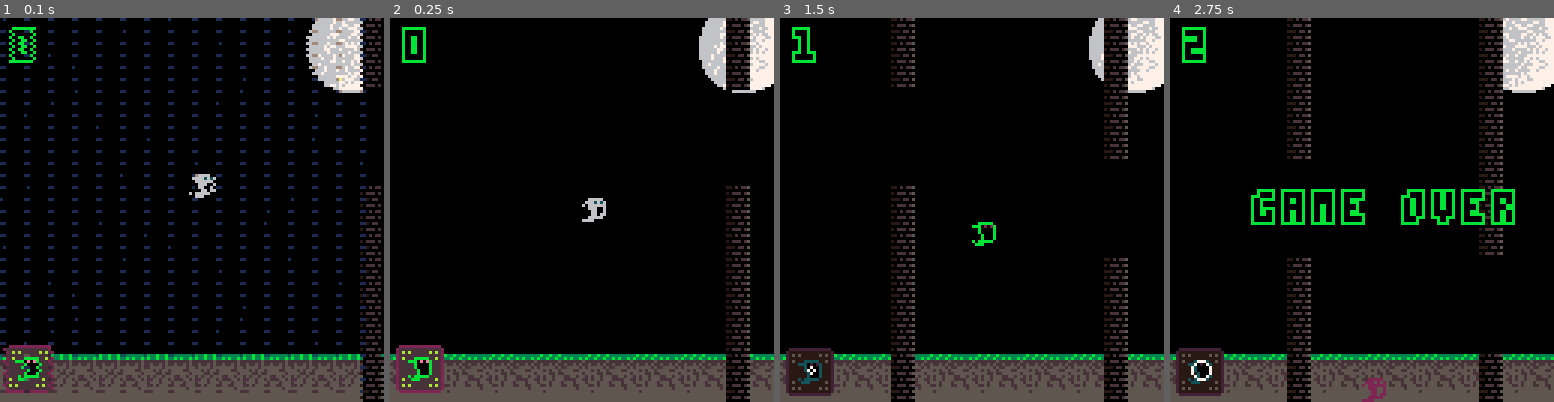
Above: before the commit, frames 1-4 (left to right).
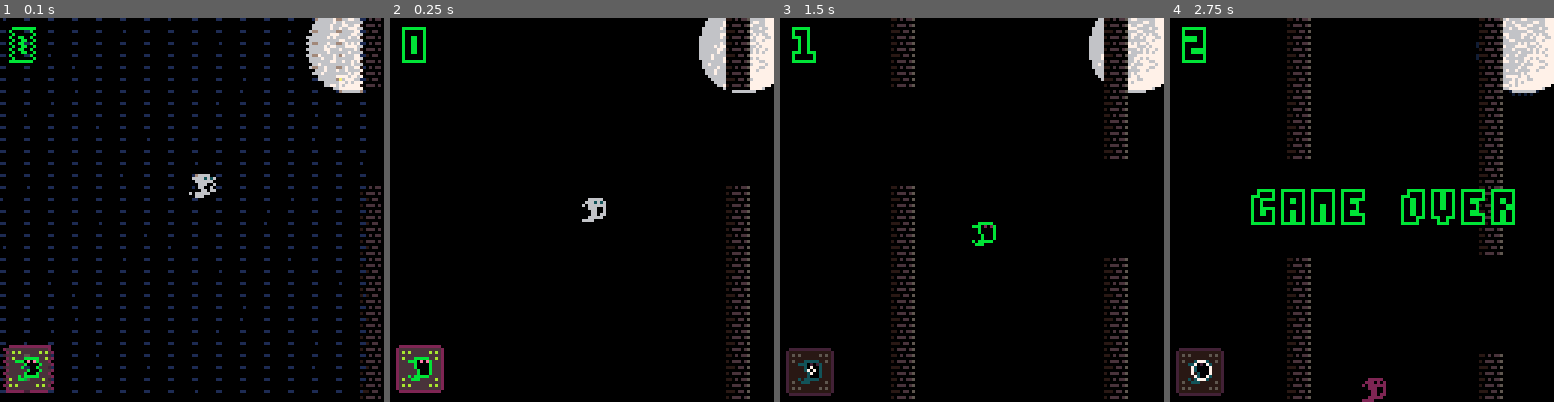
Above: after the commit, the same moments.

Repository: wordsamoment/pico-8
Game: PICO-8 cartridge carts/wordsamoment/flappy-ghost/flappy-ghost.p8
Same seed, same stepped clock (60 frames per second), same inputs: the game is played once before the commit and once after it.
Inputs:
- Up to frame 1 (0.1 s): no input
- Up to frame 2 (0.25 s): no input
- Up to frame 3 (1.5 s): tap X (X key) at 0.33, 1.07 s; tap O (Z key) at 0.7 s
- Up to frame 4 (2.75 s): hold Right 1.6-2.1 s; tap O (Z key) at 1.7, 2.1, 2.5 s; tap X (X key) at 1.85 s; hold Up 2.15-2.42 s; hold Right from 2.47 s (still down)

The runs differ from the first frame. In frame 1, 11% of the frame differs, in the area x 0-100%, y 87-100%; in frame 2, 10%; in frame 3, 9.6%; in frame 4, 9.4%.

Commit message:
moon stuff

Diff:
--- a/carts/wordsamoment/flappy-ghost/environment/world.lua
+++ b/carts/wordsamoment/flappy-ghost/environment/world.lua
@@ -7,19 +7,72 @@
 	}
 
 	MOON = {
-		shadow_radius = 20
+		outer_shadow = { center_x = 117, center_y = 10, radius = 16, start_radius = 16, end_radius = 22, duration = 8, elapsed_time = 0 },
+		inner_shadow = { center_x = 117, center_y = 10, radius = 15, start_radius = 18, end_radius = 20, duration = 9, elapsed_time = 0 },
+		crater = { duration = 2 }
 	}
+	TIMER.moon_inner_shadow = MOON.inner_shadow.duration
+	TIMER.moon_outer_shadow = MOON.outer_shadow.duration
+	TIMER.moon_crater = MOON.crater.duration
+end
+
+function updateShadowMoon()
+	-- Outer shadow
+	MOON.outer_shadow.elapsed_time = TIMER.moon_outer_shadow / (MOON.outer_shadow.duration / 3) % 3
+	if flr(MOON.outer_shadow.elapsed_time) < 1 then
+		-- f(x) = A + (B - A)*x
+		MOON.outer_shadow.radius = MOON.outer_shadow.start_radius + (MOON.outer_shadow.end_radius - MOON.outer_shadow.start_radius) * MOON.outer_shadow.elapsed_time
+	elseif flr(MOON.outer_shadow.elapsed_time) >= 1 and flr(MOON.outer_shadow.elapsed_time) <= 2 then
+		MOON.outer_shadow.radius = MOON.outer_shadow.end_radius + (MOON.outer_shadow.start_radius - MOON.outer_shadow.end_radius) * (MOON.outer_shadow.elapsed_time - 1)
+	end
+
+	-- Inner shadow
+	MOON.inner_shadow.elapsed_time = TIMER.moon_inner_shadow / (MOON.inner_shadow.duration / 3) % 3
+	if flr(MOON.inner_shadow.elapsed_time) < 1 and flr(MOON.inner_shadow.elapsed_time) <= 2 then
+		-- f(x) = A + (B - A)*x
+		MOON.inner_shadow.radius = MOON.inner_shadow.start_radius + (MOON.inner_shadow.end_radius - MOON.inner_shadow.start_radius) * MOON.inner_shadow.elapsed_time
+	elseif flr(MOON.inner_shadow.elapsed_time) >= 1 then
+		MOON.inner_shadow.radius = MOON.inner_shadow.end_radius + (MOON.inner_shadow.start_radius - MOON.inner_shadow.end_radius) * (MOON.inner_shadow.elapsed_time - 1)
+	end
+end
+
+function updateCraterMoon()
+	if TIMER.moon_crater == 0 then
+		local craterX = flr(rnd(18) + 6)
+		local craterY = flr(rnd(20) + 39)
+		-- f(x) = 13 - x // f(7) = 13 - 7 = 6 (Grey) //  f(6) = 13 - 6 = 7 (White) in current color selection. (utilities.lua COLORS)
+		sset(craterX, craterY, 13 - sget(craterX, craterY))
+		TIMER.moon_crater = MOON.crater.duration
+	end
+end
+
+function updateEnvironment()
+	updateShadowMoon()
+	updateCraterMoon()
 end
 
 function drawMoon()
+	if TIMER.moon_inner_shadow == 0 then
+		TIMER.moon_inner_shadow = MOON.inner_shadow.duration
+	end
+
+	if TIMER.moon_outer_shadow == 0 then
+		TIMER.moon_outer_shadow = MOON.outer_shadow.duration
+	end
+
 	fillp(0x95a6)
-	circfill(117, 10, MOON.shadow_radius, COLORS.dark_blue)
+	circfill(MOON.outer_shadow.center_x, MOON.outer_shadow.center_y, MOON.outer_shadow.radius, COLORS.dark_blue)
+	fillp(0xa5a5)
+	circ(MOON.inner_shadow.center_x, MOON.inner_shadow.center_y, MOON.inner_shadow.radius, COLORS.black)
 	-- change moon color on level difficutly
 	-- circfill(117, 10, MOON.shadow_radius - 1, COLORS.dark_blue)
 	fillp()
 	-- reset
 
+	-- Moon Sprite
 	spr(64, 102, -6, 4, 4)
+	pset(MOON.crater.x, MOON.crater.y, MOON.crater.color)
+	-- rect(109, 1, 126, 21, COLORS.neon_green)
 end
 
 function drawMainScene()
--- a/carts/wordsamoment/flappy-ghost/flappy-ghost.p8
+++ b/carts/wordsamoment/flappy-ghost/flappy-ghost.p8
@@ -76,13 +76,13 @@
 	poke(0x5f5c, 255)
 	-- Make btnp not repeat
 	createWall()
-	TIMER.ghost_particle_spawn_time = 0.75
 end
 
 function _update60()
 	if not GAME.over then
 		calculateDeltaTime()
 		calculateTimers()
+		updateEnvironment()
 		spawnGhostParticles()
 		moveGhostParticles()
 		ghostCalculateBehavior()
@@ -95,7 +95,7 @@
 
 function _draw()
 	cls(COLORS.black)
-	sceneDraw()
+	drawMainScene()
 	wallDraw()
 	ghostDraw()
 	drawScore()
--- a/carts/wordsamoment/flappy-ghost/ghost/particles.lua
+++ b/carts/wordsamoment/flappy-ghost/ghost/particles.lua
@@ -1,4 +1,6 @@
 ---- GHOST PARTICLE CALCULATIONS -----------------------
+TIMER.ghost_particle_spawn_time = 0.75
+
 function spawnGhostParticles()
 	if TIMER.ghost_particle_spawn_time == 0 then
 		add(GHOST_PARTICLES, { x = GHOST.x + 1 - rnd(2), y = GHOST.y + 6 + rnd(2), speed = 0.1, life = 40 })
--- a/carts/wordsamoment/flappy-ghost/ui/ui.lua
+++ b/carts/wordsamoment/flappy-ghost/ui/ui.lua
@@ -1,3 +1,5 @@
+MENU = { options = {} }
+
 function drawScore()
 	PRINT:score(SCORE.count, 10, COLORS.neon_green)
 end
Not shown, changed: carts/wordsamoment/flappy-ghost/notes.txt
